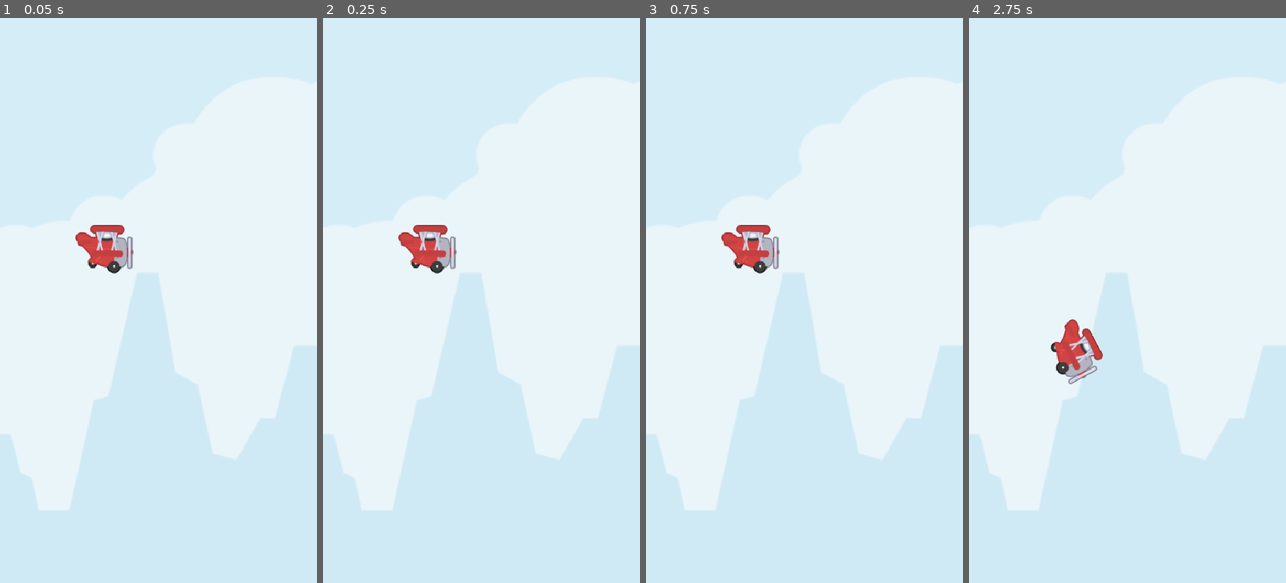
Above: before the commit, frames 1-4 (left to right).
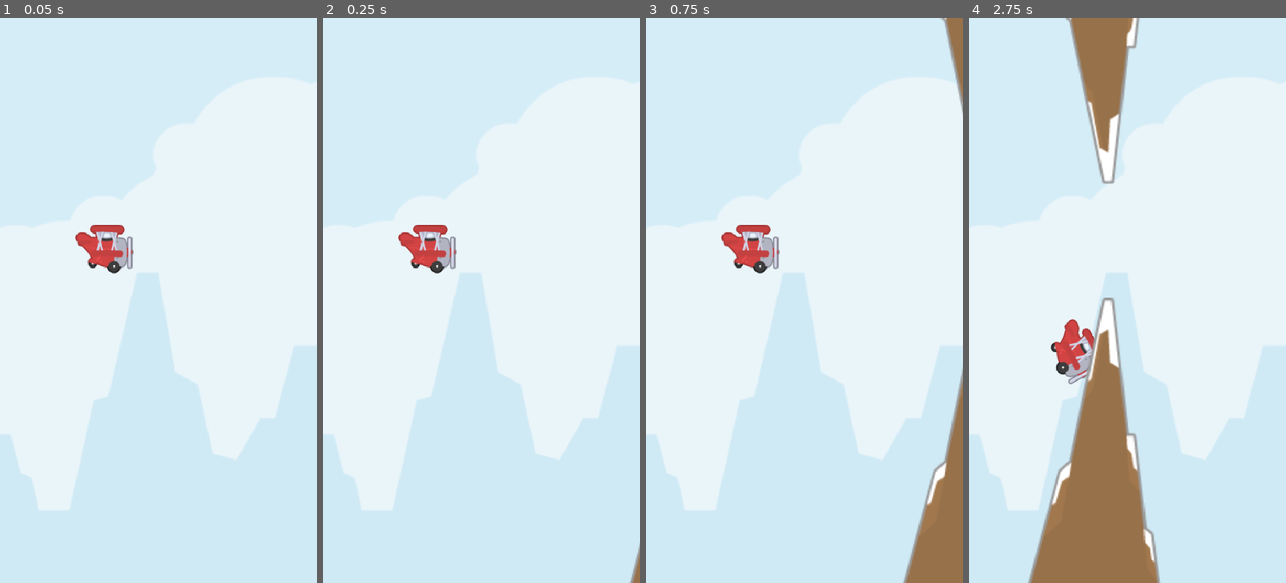
Above: after the commit, the same moments.

Repository: LHO-Developments/Godot-Projects
Game: Godot game, scene res://Main/main.tscn
Two runs of this game, one before a commit and one after it. Both use one fixed random seed, a clock stepped at 60 frames per second and the inputs below.
Inputs:
- Up to frame 1 (0.05 s): no input
- Up to frame 2 (0.25 s): no input
- Up to frame 3 (0.75 s): no input
- Up to frame 4 (2.75 s): tap Space (jump) at 0.77, 1.52 s

Frame 1 is identical in both runs. In frame 2, 0.1% of the frame differs, in the area x 96-100%, y 93-100%; in frame 3, 4.0%; in frame 4, 14%, in the area x 18-61%, y 0-100%.

Commit message:
Add obstacles scene + make global class name for player scene

Diff:
--- a/Flappy Plane/flappy-plane/Main/main.tscn
+++ b/Flappy Plane/flappy-plane/Main/main.tscn
@@ -1,8 +1,9 @@
-[gd_scene load_steps=4 format=3 uid="uid://ddgchxwfdhy66"]
+[gd_scene load_steps=5 format=3 uid="uid://ddgchxwfdhy66"]
 
 [ext_resource type="Script" uid="uid://du14riki25lol" path="res://Main/main.gd" id="1_qvhan"]
 [ext_resource type="Texture2D" uid="uid://duiy5x8u0hr7r" path="res://Assets/Sprites/background.png" id="2_eunhr"]
 [ext_resource type="PackedScene" uid="uid://cwxe1jcxhpgek" path="res://Player/player.tscn" id="3_k3v36"]
+[ext_resource type="PackedScene" uid="uid://b5gxb07vo1ckf" path="res://Obstacle/obstacle.tscn" id="4_eunhr"]
 
 [node name="Main" type="Node2D"]
 script = ExtResource("1_qvhan")
@@ -16,4 +17,8 @@
 [node name="Player" parent="." instance=ExtResource("3_k3v36")]
 position = Vector2(158, 349)
 
+[node name="Obstacle" parent="." instance=ExtResource("4_eunhr")]
+position = Vector2(596, 512)
+move_speed = null
+
 [connection signal="on_game_started" from="Player" to="." method="_on_player_on_game_started"]
--- /dev/null
+++ b/Flappy Plane/flappy-plane/Obstacle/obstacle.gd
@@ -0,0 +1,20 @@
+extends Node2D
+
+signal on_plane_crash;
+
+@export var move_speed: float = 150;
+
+func _process(delta: float) -> void:
+	position.x -= move_speed * delta;
+
+
+func _on_top_body_entered(body: Node2D) -> void:
+	if body != Player: return
+	on_plane_crash.emit();
+	print("This Top");
+
+
+func _on_bottom_body_entered(body: Node2D) -> void:
+	if body != Player: return
+	on_plane_crash.emit();
+	print("This Bottom");
--- /dev/null
+++ b/Flappy Plane/flappy-plane/Obstacle/obstacle.tscn
@@ -0,0 +1,31 @@
+[gd_scene load_steps=4 format=3 uid="uid://b5gxb07vo1ckf"]
+
+[ext_resource type="Script" uid="uid://bn03sgv3fdms1" path="res://Obstacle/obstacle.gd" id="1_0gd4u"]
+[ext_resource type="Texture2D" uid="uid://cqejf74ebsjqx" path="res://Assets/Sprites/rockSnowDown.png" id="1_6lu11"]
+[ext_resource type="Texture2D" uid="uid://dtfi2ha7ihubr" path="res://Assets/Sprites/rockSnow.png" id="2_af075"]
+
+[node name="Obstacle" type="Node2D"]
+scale = Vector2(2, 2)
+script = ExtResource("1_0gd4u")
+move_speed = null
+
+[node name="Top" type="Area2D" parent="."]
+position = Vector2(0, -250)
+
+[node name="Sprite2D" type="Sprite2D" parent="Top"]
+texture = ExtResource("1_6lu11")
+
+[node name="CollisionPolygon2D" type="CollisionPolygon2D" parent="Top"]
+polygon = PackedVector2Array(-53, -120, 52, -119, 16, 117, 8, 118, -18, -5, -26, -10)
+
+[node name="Bottom" type="Area2D" parent="."]
+position = Vector2(0, 75)
+
+[node name="Sprite2D" type="Sprite2D" parent="Bottom"]
+texture = ExtResource("2_af075")
+
+[node name="CollisionPolygon2D" type="CollisionPolygon2D" parent="Bottom"]
+polygon = PackedVector2Array(-53, 117, 52, 117, 46, 55, 40, 52, 31, -18, 26, -19, 16, -119, 9, -120, -17, 3, -26, 12)
+
+[connection signal="body_entered" from="Top" to="." method="_on_top_body_entered"]
+[connection signal="body_entered" from="Bottom" to="." method="_on_bottom_body_entered"]
--- a/Flappy Plane/flappy-plane/Player/player.gd
+++ b/Flappy Plane/flappy-plane/Player/player.gd
@@ -1,5 +1,5 @@
 extends CharacterBody2D
-
+class_name Player;
 signal  on_game_started;
 
 @export var gravity: float = 1000;
--- a/Flappy Plane/flappy-plane/Player/player.tscn
+++ b/Flappy Plane/flappy-plane/Player/player.tscn
@@ -43,4 +43,4 @@
 sprite_frames = SubResource("SpriteFrames_fhl08")
 animation = &"idle"
 autoplay = "idle"
-frame_progress = 0.392662
+frame_progress = 0.211219
Not shown, added: Flappy Plane/flappy-plane/Obstacle/obstacle.gd.uid
